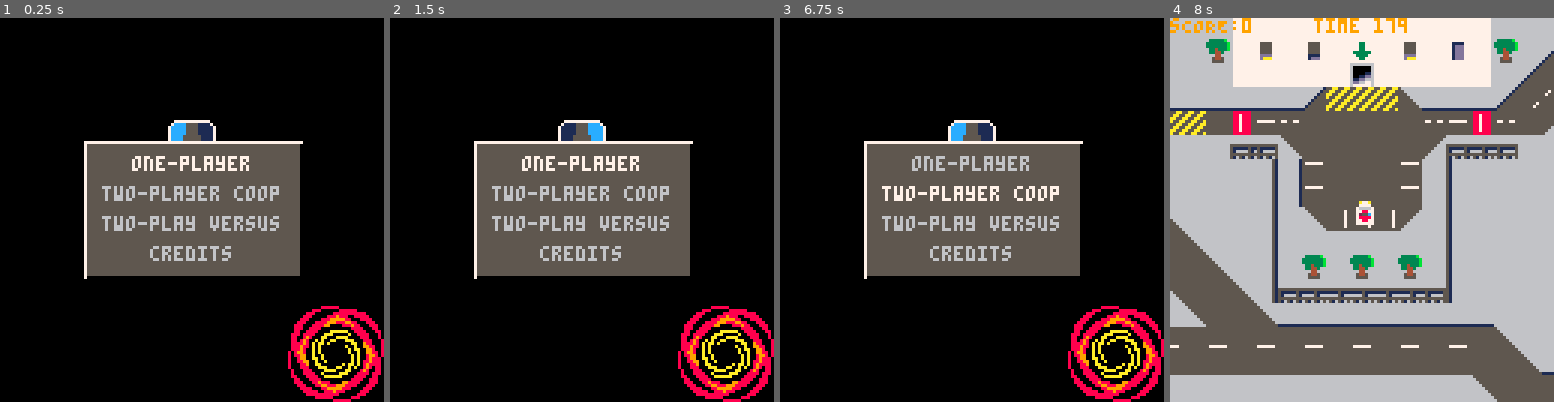
Above: before the commit, frames 1-4 (left to right).
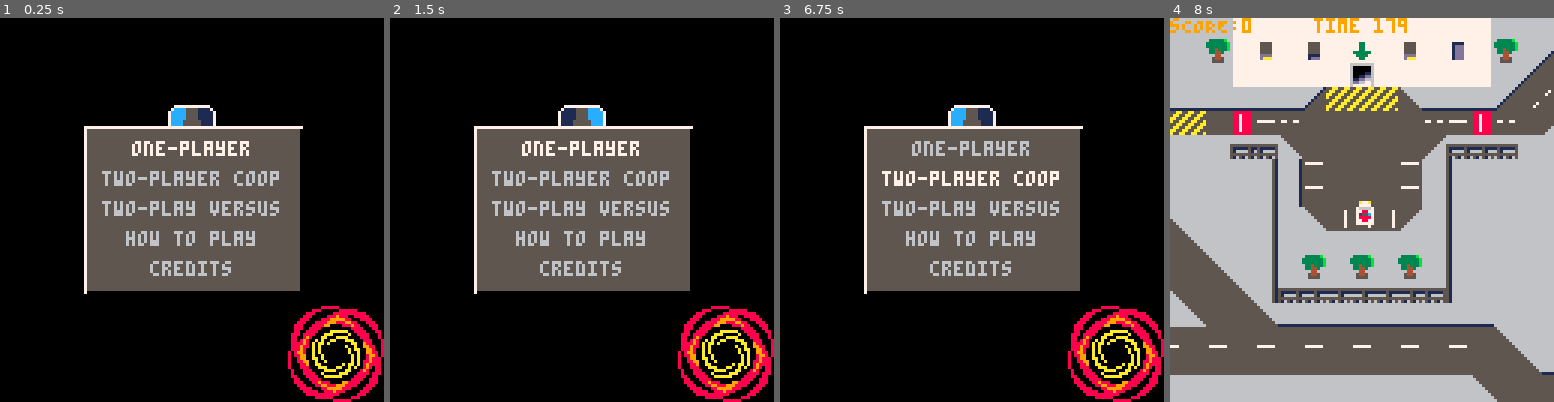
Above: after the commit, the same moments.

Repository: GraulierBrice/ludum-dare-46
Game: PICO-8 cartridge keep-it-alive.p8
Two runs of this game, one before a commit and one after it. Both use one fixed random seed, a clock stepped at 60 frames per second and the inputs below.
Inputs:
- Up to frame 1 (0.25 s): no input
- Up to frame 2 (1.5 s): tap O (Z key) at 0.33, 0.7, 1.43 s; tap X (X key) at 1.07 s
- Up to frame 3 (6.75 s): hold Left 1.97-2.37 s; tap X (X key) every 0.33 s from 2.07 to 6.73 s; tap O (Z key) every 0.88 s from 2.22 to 6.63 s; hold Down 2.42-2.82 s; hold Right 2.87-3.53 s; hold Up 3.58-4.08 s; hold Right 4.13-4.53 s; hold Down 4.58-5.08 s; hold Left 5.13-5.8 s; hold Up 5.85-6.18 s; hold Left 6.23-6.63 s; hold Down from 6.68 s (still down)
- Up to frame 4 (8 s): tap X (X key) at 7.07, 7.4, 7.73 s; release Down at 7.08 s; hold Right 7.13-7.8 s; tap O (Z key) at 7.52 s; hold Up from 7.85 s (still down)

The runs differ from the first frame. In frame 1, 11% of the frame differs, in the area x 21-79%, y 22-72%; in frame 2, 11%; in frame 3, 11%; in frame 4, nothing differs.

Commit message:
How to play menu

Diff:
--- a/keep-it-alive.p8
+++ b/keep-it-alive.p8
@@ -83,6 +83,9 @@
 	for i in all(menus[2].opts) do
 		add(menus[2].run,change1)
 	end
+	for i in all(menus[3].opts) do
+		add(menus[3].run,change1)
+	end
 end
 
 function _update()
@@ -460,15 +463,16 @@
 
 menus = {
 	{
-		opts={"one-player","two-player coop","two-play versus","credits"},
+		opts={"one-player","two-player coop","two-play versus", "how to play","credits"},
 		run={
 			function() game_start(1, 2, 1) end,
 			function() game_start(2, 2, 1) end,
 			function() game_start(2, 1, nil) end,
+			change_menu(3),
 			change_menu(2)},
 		--run={function() game.play=true end,nil,nil,},
 		l=72,
-		w=45
+		w=55
 	},
 	{
 		opts={"game designers  ","uLQUIRO","bRICE","programmers     ","uLQUIRO","bRICE","sound designer  ","pUDDY/pRODUCER-SAN"},
@@ -476,6 +480,13 @@
 		l=72,
 		w=85
 	},
+	{
+		opts={"save the patients!","be careful of their symptoms:","broken bones","vommiting   ","bleeding out","get them to the drop zone","player one uses arrow keys ","player two uses esdf  "},
+		run={},
+		l=126,
+		w=85
+
+	},
 	display = function(menu)
 		draw_menu_box(cam.x+64-menu.l/2,cam.y+64-menu.w/2,menu.l,menu.w,menu.opts) end
 	}
@@ -492,6 +503,16 @@
 	menus.display(menus[game.menu_id])
 	spr(108,cam.x+96,cam.y+96,4,2)
 	spr(108,cam.x+96,cam.y+112,4,2,true,true)
+	if(game.menu_id==3)then
+		spr(1,cam.x+30,cam.y+44)
+		pal(12,10)
+		spr(1,cam.x+30,cam.y+54)
+		pal(12,14)
+		spr(1,cam.x+30,cam.y+64)
+		pal(12,12)
+		spr(19,cam.x+4,cam.y+74)
+		spr(19,cam.x+116,cam.y+74)
+	end
 end
 
 function draw_menu_box(x,y,l,w, opts)
